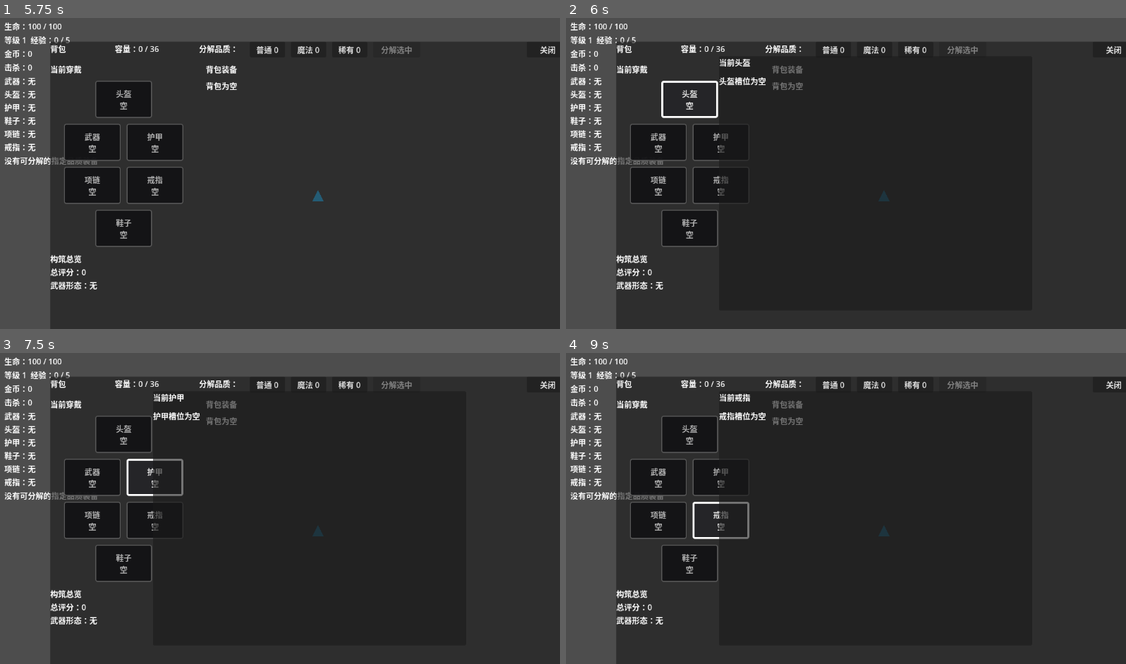
Above: before the commit, frames 1-4 (two rows, left to right).
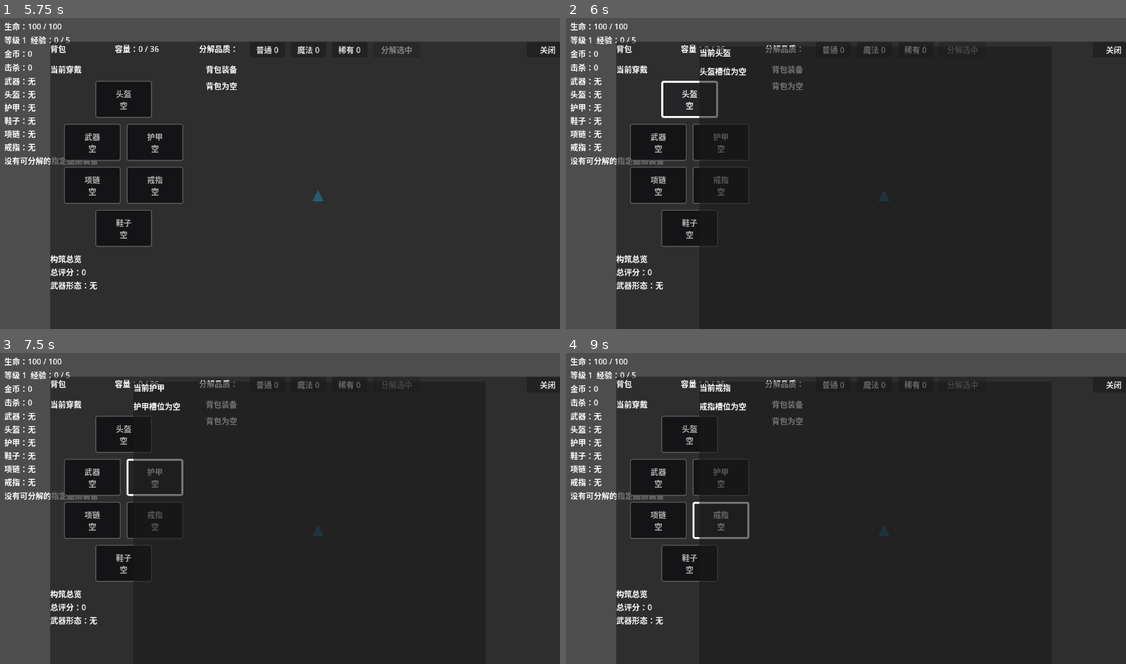
Above: after the commit, the same moments.

Repository: airisuzuki123/RogueLootPrototype
Game: Godot game, scene res://scenes/main.tscn
The game is run twice, just before and just after one commit, with the same random seed, the same clock (stepped at 60 frames per second) and the same inputs.
Inputs (mouse positions are in pixels of both pictures, inside the frame that each line leads up to):
- Up to frame 1 (5.75 s): tap Enter at 0.5 s; move the mouse to (403, 154) at 0.52 s; hold D (move_right) 0.53-1.25 s; tap B at 0.6, 5.1 s; click (403, 154) at 0.67 s; click "普通 0" at 1.25 s; click "魔法 0" at 2 s; click "稀有 0" at 2.75 s; click "分解选中" at 3.5 s; click "关闭" at 4.25 s; tap Space at 5 s; move the mouse to (168, 185) at 5.02 s; hold S (move_down) from 5.03 s (still down)
- Up to frame 2 (6 s): release S (move_down) at 5.75 s; click "头盔 空" at 5.75 s
- Up to frame 3 (7.5 s): click "武器 空" at 6.5 s; click "护甲 空" at 7.25 s
- Up to frame 4 (9 s): click "项链 空" at 8 s; click "戒指 空" at 8.75 s

Frame 1 is identical in both runs. In frame 2, 1.1% of the frame differs, in the area x 23-74%, y 9-74%; in frame 3, 1.1%; in frame 4, 1.1%.

Commit message:
Add experience orb drops

Diff:
--- a/scripts/entities/enemy.gd
+++ b/scripts/entities/enemy.gd
@@ -7,7 +7,7 @@
 @export var move_speed: float = 120.0
 @export var max_health: int = 20
 @export var touch_damage: int = 10
-@export var loot_chance: float = 0.45
+@export var loot_chance: float = 0.26
 @export var experience_reward: int = 1
 @export var attack_interval: float = 0.8
 @export var knockback_recovery: float = 9.0
@@ -61,14 +61,24 @@
 
 func _die() -> void:
 	GameManager.register_kill()
-	GameManager.add_experience(experience_reward)
 	CombatFeedback.show_burst(get_tree().current_scene, global_position, Color(1, 0.35, 0.25, 0.95), 1.6)
+	_spawn_experience_drop()
 	if randf() <= loot_chance:
 		var loot := LOOT_DROP_SCENE.instantiate()
-		loot.global_position = global_position
+		loot.global_position = global_position + _get_random_drop_offset()
 		loot.source_level = GameManager.level
 		get_tree().current_scene.add_child(loot)
 	queue_free()
+
+func _spawn_experience_drop() -> void:
+	var experience_drop := LOOT_DROP_SCENE.instantiate()
+	experience_drop.drop_kind = "experience"
+	experience_drop.experience_amount = experience_reward
+	experience_drop.global_position = global_position + _get_random_drop_offset()
+	get_tree().current_scene.add_child(experience_drop)
+
+func _get_random_drop_offset() -> Vector2:
+	return Vector2.RIGHT.rotated(randf() * TAU) * randf_range(0.0, 16.0)
 
 func _try_touch_damage() -> void:
 	if attack_cooldown > 0.0:
@@ -116,7 +126,7 @@
 			move_speed = 75.0
 			touch_damage = 16
 			experience_reward = 3
-			loot_chance = 0.65
+			loot_chance = 0.38
 			visual.color = Color(0.75, 0.15, 1, 1)
 			visual.scale = Vector2(1.35, 1.35)
 		"ranged":
--- a/scripts/items/loot_drop.gd
+++ b/scripts/items/loot_drop.gd
@@ -2,26 +2,36 @@
 
 const EquipmentFactory := preload("res://scripts/items/equipment_factory.gd")
 
+const DROP_MIXED := "mixed"
+const DROP_EXPERIENCE := "experience"
+
 @export var gold_amount: int = 1
 @export var pickup_radius: float = 20.0
-@export var equipment_chance: float = 0.28
+@export var equipment_chance: float = 0.10
 @export var source_level: int = 1
+@export var drop_kind: String = DROP_MIXED
+@export var experience_amount: int = 1
 
 var equipment: Dictionary = {}
 var blocked_pickup_retry_cooldown: float = 0.0
 
 func _ready() -> void:
-	if randf() <= _get_scaled_equipment_chance():
+	if drop_kind == DROP_EXPERIENCE:
+		_configure_experience_visual()
+	elif randf() <= _get_scaled_equipment_chance():
 		equipment = EquipmentFactory.roll_equipment(source_level)
 		$Visual.color = equipment["color"]
+	else:
+		_configure_gold_visual()
 	body_entered.connect(_on_body_entered)
 
 func _physics_process(delta: float) -> void:
-	if equipment.is_empty() or GameManager.is_run_over or GameManager.is_gameplay_paused():
+	if GameManager.is_run_over or GameManager.is_gameplay_paused():
 		return
-	blocked_pickup_retry_cooldown -= delta
-	if blocked_pickup_retry_cooldown > 0.0:
-		return
+	if not equipment.is_empty():
+		blocked_pickup_retry_cooldown -= delta
+		if blocked_pickup_retry_cooldown > 0.0:
+			return
 	for body in get_overlapping_bodies():
 		if body.name == "Player":
 			_try_pickup(body)
@@ -33,6 +43,10 @@
 	_try_pickup(body)
 
 func _try_pickup(_body: Node) -> void:
+	if drop_kind == DROP_EXPERIENCE:
+		GameManager.add_experience(experience_amount)
+		queue_free()
+		return
 	if equipment.is_empty():
 		GameManager.add_gold(_get_scaled_gold_amount())
 		queue_free()
@@ -43,8 +57,23 @@
 		blocked_pickup_retry_cooldown = 0.8
 
 func _get_scaled_equipment_chance() -> float:
-	var level_bonus := minf(0.12, float(maxi(0, source_level - 1)) * 0.015)
-	return clampf(equipment_chance + level_bonus, 0.0, 0.45)
+	var level_bonus := minf(0.06, float(maxi(0, source_level - 1)) * 0.006)
+	return clampf(equipment_chance + level_bonus, 0.0, 0.18)
 
 func _get_scaled_gold_amount() -> int:
 	return gold_amount + int(floor(float(maxi(0, source_level - 1)) / 3.0))
+
+func _configure_gold_visual() -> void:
+	$Visual.color = Color(1.0, 0.82, 0.18, 1.0)
+	$Visual.polygon = PackedVector2Array([Vector2(0, -8), Vector2(8, 0), Vector2(0, 8), Vector2(-8, 0)])
+
+func _configure_experience_visual() -> void:
+	$Visual.color = Color(0.2, 0.95, 1.0, 1.0)
+	$Visual.polygon = _make_regular_polygon(8, 6.0)
+
+func _make_regular_polygon(points: int, radius: float) -> PackedVector2Array:
+	var polygon := PackedVector2Array()
+	for index in range(points):
+		var angle := -PI / 2.0 + TAU * float(index) / float(points)
+		polygon.append(Vector2(cos(angle), sin(angle)) * radius)
+	return polygon
--- a/scripts/ui/hud.gd
+++ b/scripts/ui/hud.gd
@@ -26,7 +26,8 @@
 var detail_modal_overlay: Control
 var detail_modal_panel: PanelContainer
 var detail_title_label: Label
-var detail_body_label: Label
+var detail_current_label: Label
+var detail_candidate_label: Label
 var detail_comparison_label: Label
 var detail_equip_button: Button
 var detail_salvage_button: Button
@@ -475,8 +476,8 @@
 	root.add_child(detail_modal_overlay)
 
 	detail_modal_panel = PanelContainer.new()
-	detail_modal_panel.position = Vector2(320, 90)
-	detail_modal_panel.custom_minimum_size = Vector2(640, 520)
+	detail_modal_panel.position = Vector2(280, 70)
+	detail_modal_panel.custom_minimum_size = Vector2(720, 580)
 	detail_modal_panel.mouse_filter = Control.MOUSE_FILTER_STOP
 	detail_modal_panel.gui_input.connect(_on_detail_panel_gui_input)
 	detail_modal_overlay.add_child(detail_modal_panel)
@@ -490,25 +491,34 @@
 	modal_root.add_child(title_row)
 
 	detail_title_label = Label.new()
-	detail_title_label.custom_minimum_size = Vector2(600, 28)
+	detail_title_label.custom_minimum_size = Vector2(680, 28)
 	title_row.add_child(detail_title_label)
 
 	var detail_scroll := ScrollContainer.new()
-	detail_scroll.custom_minimum_size = Vector2(600, 360)
+	detail_scroll.custom_minimum_size = Vector2(680, 420)
 	modal_root.add_child(detail_scroll)
 
 	var detail_content := VBoxContainer.new()
-	detail_content.custom_minimum_size = Vector2(580, 0)
+	detail_content.custom_minimum_size = Vector2(660, 0)
 	detail_content.add_theme_constant_override("separation", 8)
 	detail_scroll.add_child(detail_content)
 
-	detail_body_label = Label.new()
-	detail_body_label.custom_minimum_size = Vector2(580, 0)
-	detail_body_label.autowrap_mode = TextServer.AUTOWRAP_WORD_SMART
-	detail_content.add_child(detail_body_label)
+	var side_by_side_row := HBoxContainer.new()
+	side_by_side_row.add_theme_constant_override("separation", 16)
+	detail_content.add_child(side_by_side_row)
+
+	detail_current_label = Label.new()
+	detail_current_label.custom_minimum_size = Vector2(320, 0)
+	detail_current_label.autowrap_mode = TextServer.AUTOWRAP_WORD_SMART
+	side_by_side_row.add_child(detail_current_label)
+
+	detail_candidate_label = Label.new()
+	detail_candidate_label.custom_minimum_size = Vector2(320, 0)
+	detail_candidate_label.autowrap_mode = TextServer.AUTOWRAP_WORD_SMART
+	side_by_side_row.add_child(detail_candidate_label)
 
 	detail_comparison_label = Label.new()
-	detail_comparison_label.custom_minimum_size = Vector2(580, 0)
+	detail_comparison_label.custom_minimum_size = Vector2(660, 0)
 	detail_comparison_label.autowrap_mode = TextServer.AUTOWRAP_WORD_SMART
 	detail_comparison_label.add_theme_color_override("font_color", Color(1.0, 0.9, 0.45, 1.0))
 	detail_content.add_child(detail_comparison_label)
@@ -536,11 +546,11 @@
 	var current_equipment := _get_current_equipment_for(equipment)
 	var slot_label := EquipmentFactory.get_slot_label(str(equipment.get("slot", "weapon")))
 	detail_title_label.text = str(equipment.get("name", "未知装备"))
-	detail_body_label.text = "选中装备\n%s" % EquipmentFactory.describe_with_score(equipment)
-	detail_comparison_label.text = "%s\n\n当前%s\n%s\n\n变化\n%s" % [
+	detail_current_label.visible = true
+	detail_current_label.text = "当前%s\n%s" % [slot_label, EquipmentFactory.describe_with_score(current_equipment)]
+	detail_candidate_label.text = "选中装备\n%s" % EquipmentFactory.describe_with_score(equipment)
+	detail_comparison_label.text = "%s\n\n变化\n%s" % [
 		EquipmentFactory.get_recommendation_text(equipment, current_equipment),
-		slot_label,
-		EquipmentFactory.describe_with_score(current_equipment),
 		EquipmentFactory.get_comparison_summary(equipment, current_equipment)
 	]
 	detail_equip_button.visible = true
@@ -553,10 +563,11 @@
 	var slot_label := EquipmentFactory.get_slot_label(slot_id)
 	var equipment: Dictionary = equipped_items.get(slot_id, {})
 	detail_title_label.text = "当前%s" % slot_label
+	detail_current_label.visible = false
 	if equipment.is_empty():
-		detail_body_label.text = "%s槽位为空" % slot_label
+		detail_candidate_label.text = "%s槽位为空" % slot_label
 	else:
-		detail_body_label.text = EquipmentFactory.describe_with_score(equipment)
+		detail_candidate_label.text = EquipmentFactory.describe_with_score(equipment)
 	detail_comparison_label.text = ""
 	detail_equip_button.text = "卸下"
 	detail_equip_button.visible = not equipment.is_empty()
Not shown, changed: README.md
Not shown, changed: docs/design.md
Not shown, changed: docs/development-log.md
Not shown, changed: docs/stage-plan.md
